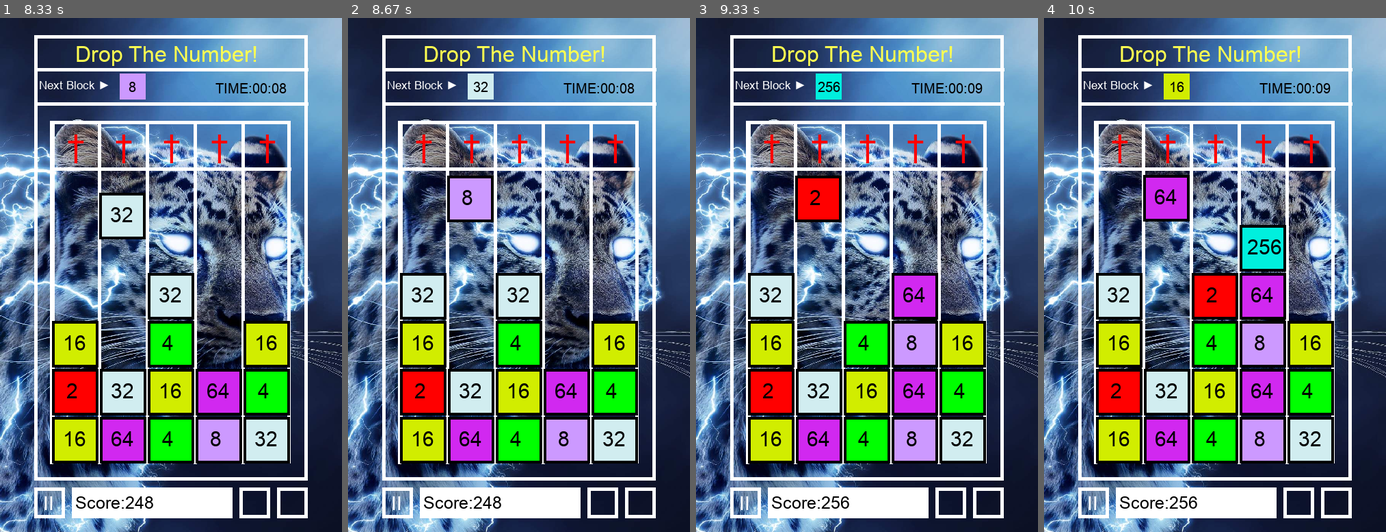
Above: before the commit, frames 1-4 (left to right).
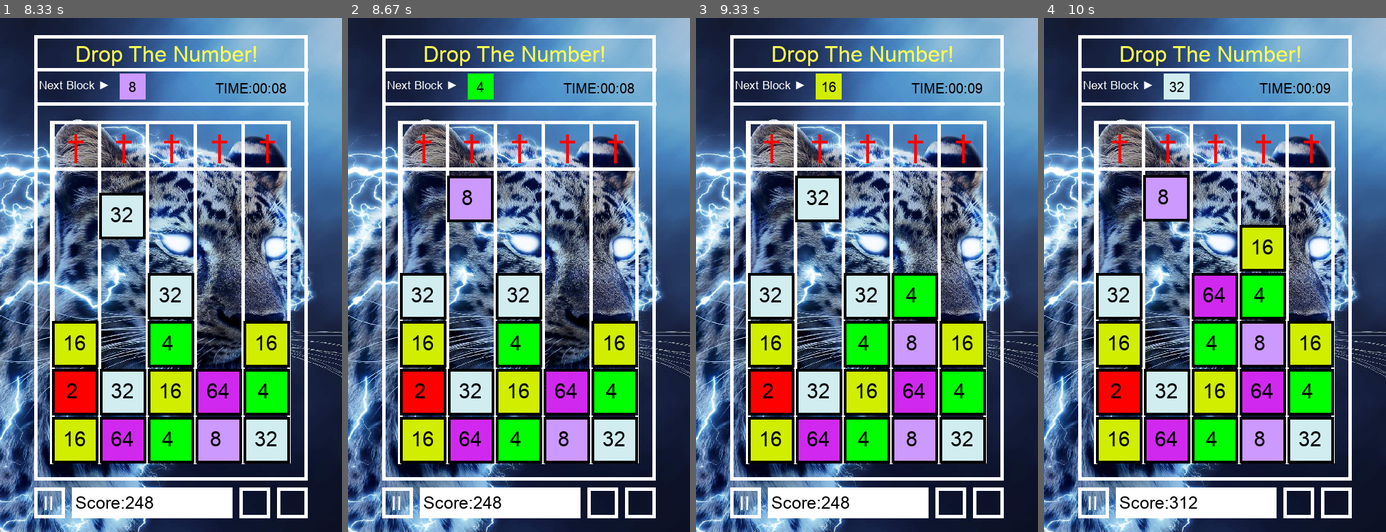
Above: after the commit, the same moments.

Repository: Allen-wa-ng/09170134githw1
Game: pygame game, started from game.py
Two runs of this game, one before a commit and one after it. Both use one fixed random seed, a clock stepped at 60 frames per second and the inputs below.
Inputs (mouse positions are in pixels of both pictures, inside the frame that each line leads up to):
- Up to frame 1 (8.33 s): click (171, 275) at 0.38 s; click (205, 388) at 0.72 s; click (64, 393) at 1.05 s; click (212, 321) at 1.38 s; click (88, 172) at 1.72 s; click (153, 408) at 2.05 s; click (160, 187) at 2.38 s; click (239, 233) at 2.72 s; click (259, 228) at 3.05 s; click (277, 264) at 3.38 s; click (64, 208) at 3.72 s; click (71, 177) at 4.05 s; click (184, 254) at 4.38 s; click (71, 244) at 4.72 s; click (119, 424) at 5.05 s; click (95, 182) at 5.38 s; click (64, 305) at 5.72 s; click (136, 254) at 6.05 s; click (277, 398) at 6.38 s; click (232, 444) at 6.72 s; click (150, 120) at 7.05 s; click (106, 403) at 7.38 s; click (184, 413) at 7.72 s
- Up to frame 2 (8.67 s): click (433, 223) at 8.55 s
- Up to frame 3 (9.33 s): click (914, 305) at 8.88 s; click (918, 454) at 9.22 s
- Up to frame 4 (10 s): click (1211, 362) at 9.55 s; click (1276, 429) at 9.88 s

Frame 1 is identical in both runs. In frame 2, 0.4% of the frame differs, in the area x 35-43%, y 10-16%; in frame 3, 3.6%; in frame 4, 4.3%, in the area x 29-70%, y 10-96%.

Commit message:
higher up the score threshold

Diff:
--- a/game.py
+++ b/game.py
@@ -41,8 +41,8 @@
 #def
 def Merge(r,l):
     global score
-    for x in range(r,len(blocks)):
-        for y in range(l,len(blocks[x])):
+    for x in range(len(blocks)):
+        for y in range(len(blocks[x])):
             try:
                 #T shape
                 if x>0 and x+1<len(blocks) and y>0 :
@@ -65,8 +65,8 @@
                         continue
             except IndexError:
                 pass
-    for x in range(r,len(blocks)):
-        for y in range(l,len(blocks[x])):
+    for x in range(len(blocks)):
+        for y in range(len(blocks[x])):
             try:
                 #horizontal three shape
                 if x>0 and x+1<len(blocks):
@@ -114,8 +114,8 @@
                         continue
             except IndexError:
                 pass
-    for x in range(r,len(blocks)):
-        for y in range(l,len(blocks[x])):
+    for x in range(len(blocks)):
+        for y in range(len(blocks[x])):
             #L&R R&L
             if x>0 and x<len(blocks):
                 try:
@@ -155,9 +155,9 @@
     random.seed()
     track = random.randint(1,5)-1 #number of track 0~4
     cur_number = next_num
-    if score >6000:
+    if score > 6000:
         next_num = pow(2, random.randint(1,10))
-    elif score > 200:
+    elif score > 2000:
         next_num = pow(2, random.randint(1,8))
     else:
         next_num = pow(2,random.randint(1,5))
@@ -311,7 +311,7 @@
         if not blockAppend():
             pygame.mixer.music.stop()
             fail = True
-    Merge(0,0)
+    Merge(x_axis,y_axis)
     #quit
     for event in pygame.event.get():
         if event.type==pygame.QUIT:
